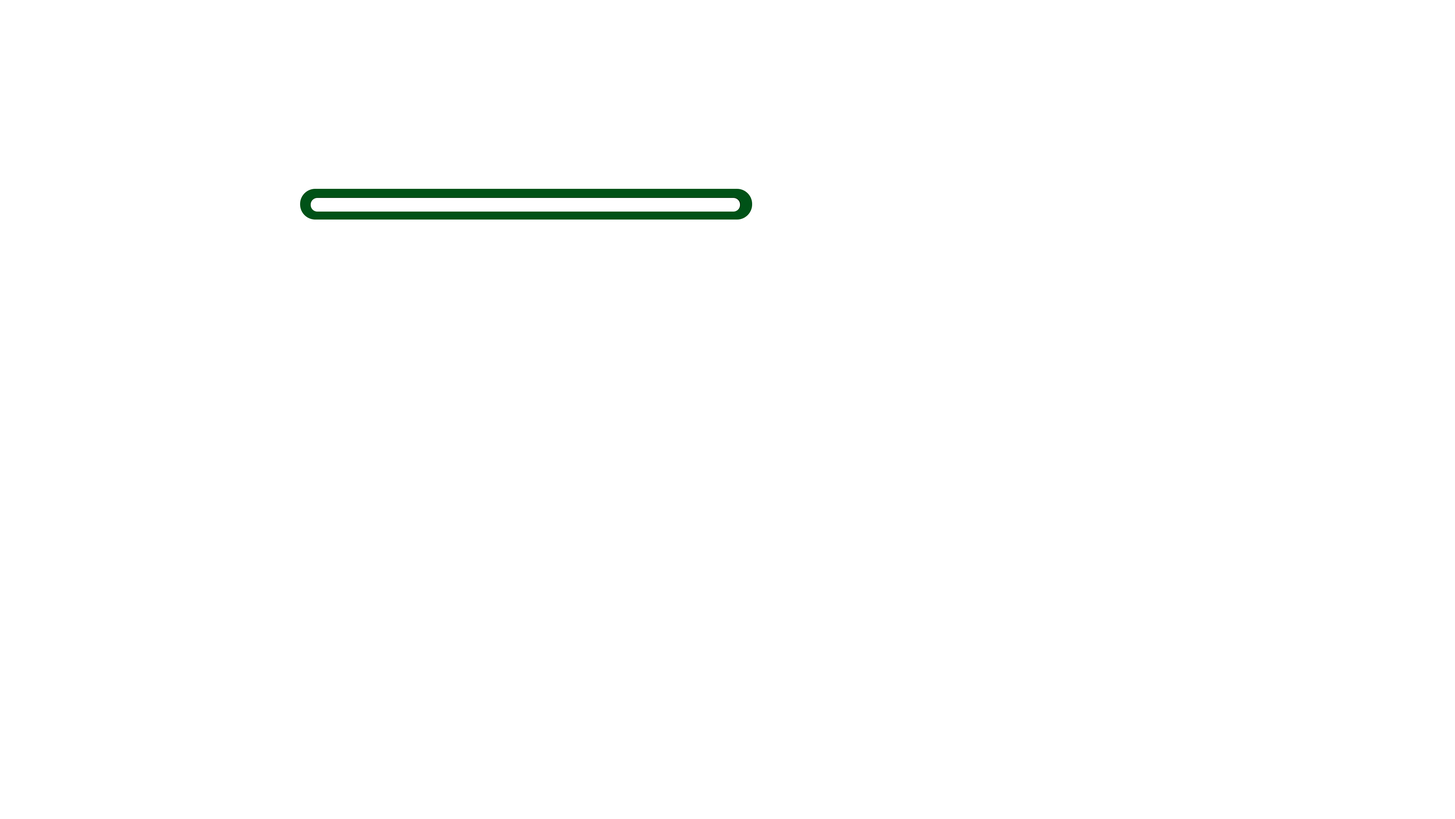
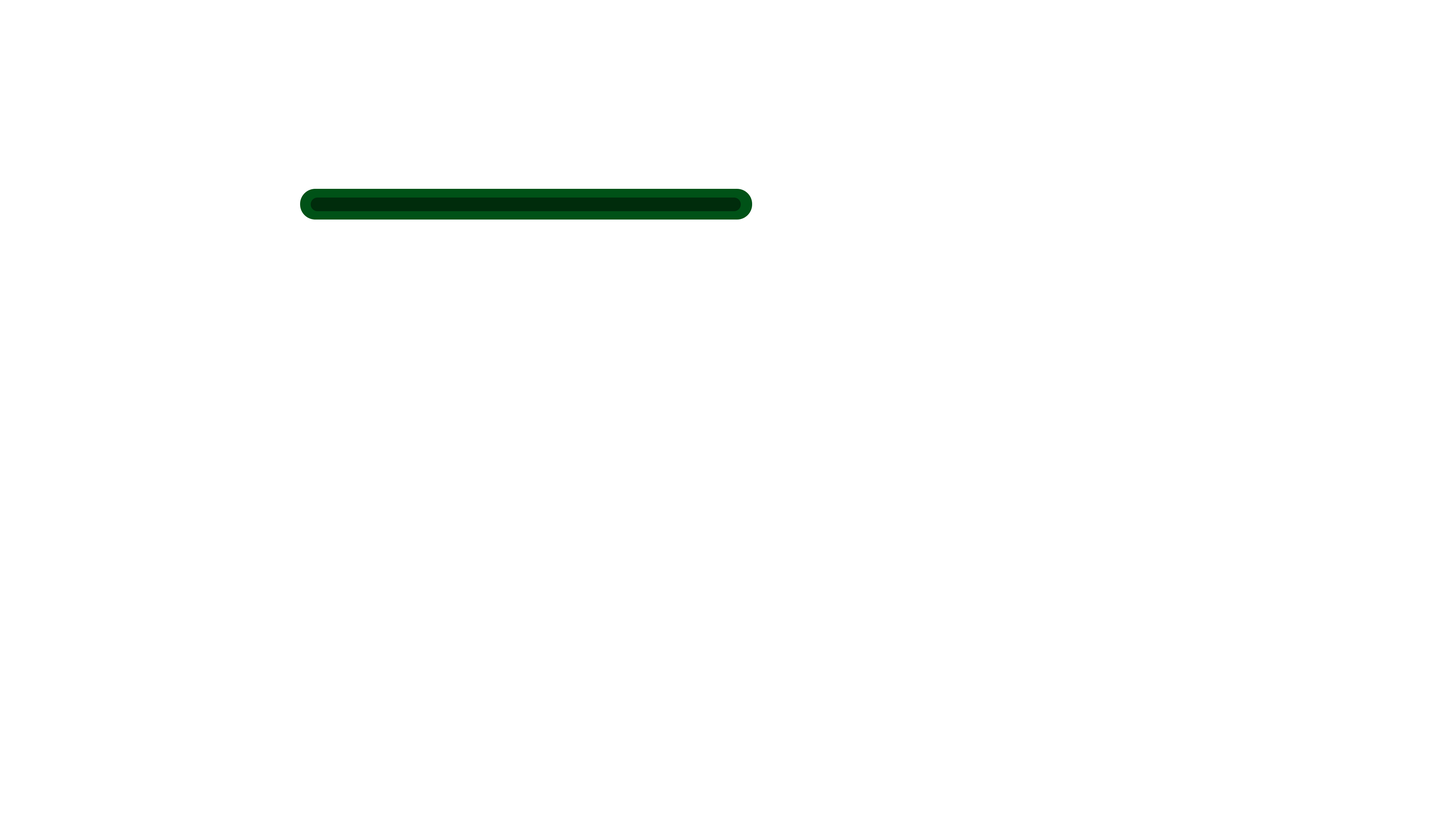
Layer changes from the first 1455x819 image to the second:
painted on "HealthBar" over (x1=310, y1=197, x2=741, y2=212)
removed layer "HealthBg2" from group "HealthBarBG" over (x1=310, y1=197, x2=741, y2=212)
removed layer "HealthBg1" from group "HealthBarBG" over (x1=310, y1=188, x2=741, y2=212)
added layer "HealthBg" in group "HealthBarBG" over (x1=310, y1=188, x2=741, y2=212)
